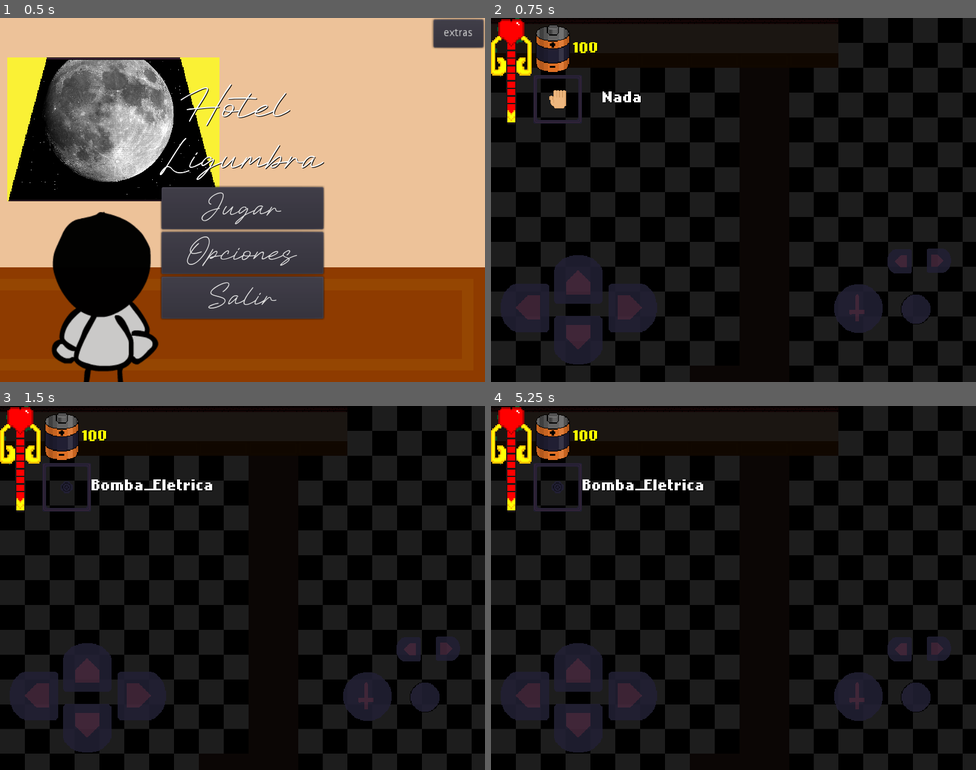
Above: before the commit, frames 1-4 (two rows, left to right).
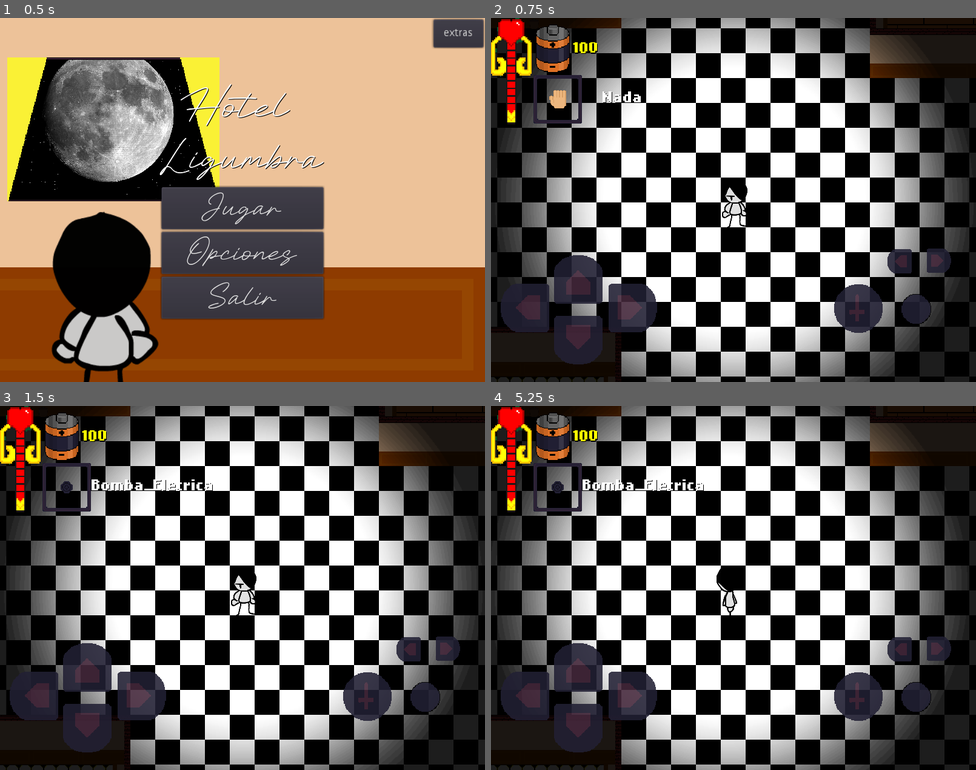
Above: after the commit, the same moments.

Repository: Hotelgit/Juego
Game: Godot game, scene res://Assets/Menu/Menu.tscn
The game is run twice, just before and just after one commit, with the same random seed, the same clock (stepped at 60 frames per second) and the same inputs. The engine's default icon, where the game draws it, is replaced by a stand-in: a white triangle on a blue panel in a dark square.
Inputs (mouse positions are in pixels of both pictures, inside the frame that each line leads up to):
- Up to frame 1 (0.5 s): no input
- Up to frame 2 (0.75 s): click "Jugar" at 0.5 s
- Up to frame 3 (1.5 s): tap Enter at 1.25 s; move the mouse to (349, 569) at 1.27 s; tap C (C) at 1.35 s; click (349, 569) at 1.42 s
- Up to frame 4 (5.25 s): tap V (V) at 1.55, 2.1, 3.05, 4.55 s; tap Space at 2, 3.5, 5 s; move the mouse to (636, 606) at 2.02 s; click (636, 606) at 2.17 s; tap C (C) at 2.3, 3.6 s; tap Enter at 2.75, 4.25 s; move the mouse to (782, 507) at 2.77 s; tap Z (Ataque) at 2.85 s; click (782, 507) at 2.92 s; move the mouse to (709, 660) at 3.52 s; click (709, 660) at 3.67 s; move the mouse to (879, 642) at 4.27 s; hold Shift (Correr) 4.28-5.03 s; click (879, 642) at 4.42 s; move the mouse to (588, 533) at 5.02 s; tap A (Tecla_A) at 5.1 s; click (588, 533) at 5.17 s

Frame 1 is identical in both runs. In frame 2, 64% of the frame differs, in the area x 0-100%, y 0-100%; in frame 3, 64%; in frame 4, 63%.

Commit message:
probando

Diff:
--- a/Hotel Ligumbra/Assets/Player/Jugador.tscn
+++ b/Hotel Ligumbra/Assets/Player/Jugador.tscn
@@ -85,19 +85,6 @@
 script = ExtResource( 5 )
 Bomba = ExtResource( 8 )
 
-[node name="Camera2D" type="Camera2D" parent="."]
-position = Vector2( 16, -6 )
-process_mode = 0
-drag_margin_h_enabled = true
-drag_margin_v_enabled = true
-smoothing_enabled = true
-smoothing_speed = 9.0
-drag_margin_left = 0.07
-drag_margin_top = 0.07
-drag_margin_right = 0.07
-drag_margin_bottom = 0.12
-editor_draw_drag_margin = true
-
 [node name="leo_sprites" type="AnimatedSprite" parent="."]
 position = Vector2( -1.90735e-06, 0.999999 )
 scale = Vector2( 0.25, 0.25 )
@@ -165,5 +152,17 @@
 stream = ExtResource( 9 )
 autoplay = true
 
+[node name="Camera2D" type="Camera2D" parent="."]
+current = true
+drag_margin_h_enabled = true
+drag_margin_v_enabled = true
+smoothing_enabled = true
+smoothing_speed = 9.0
+drag_margin_left = 0.07
+drag_margin_top = 0.07
+drag_margin_right = 0.07
+drag_margin_bottom = 0.12
+editor_draw_drag_margin = true
+
 [connection signal="animation_finished" from="AnimationPlayer" to="." method="_on_AnimationPlayer_animation_finished"]
 [connection signal="area_entered" from="Centro_de_colicion_daño" to="." method="_on_Centro_de_colicion_dao_area_entered"]
